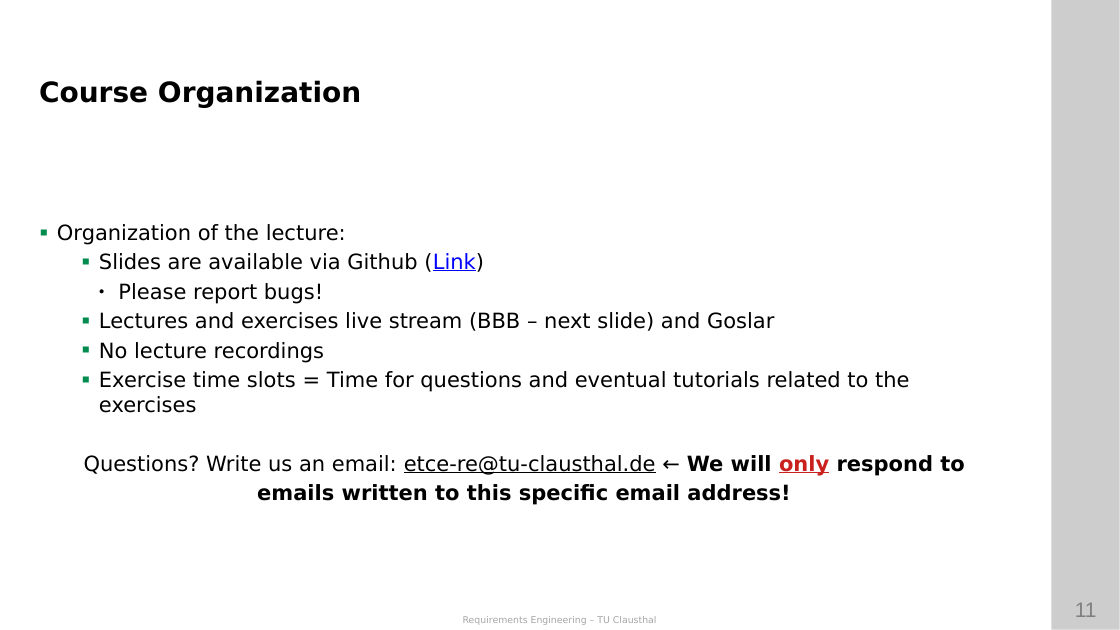
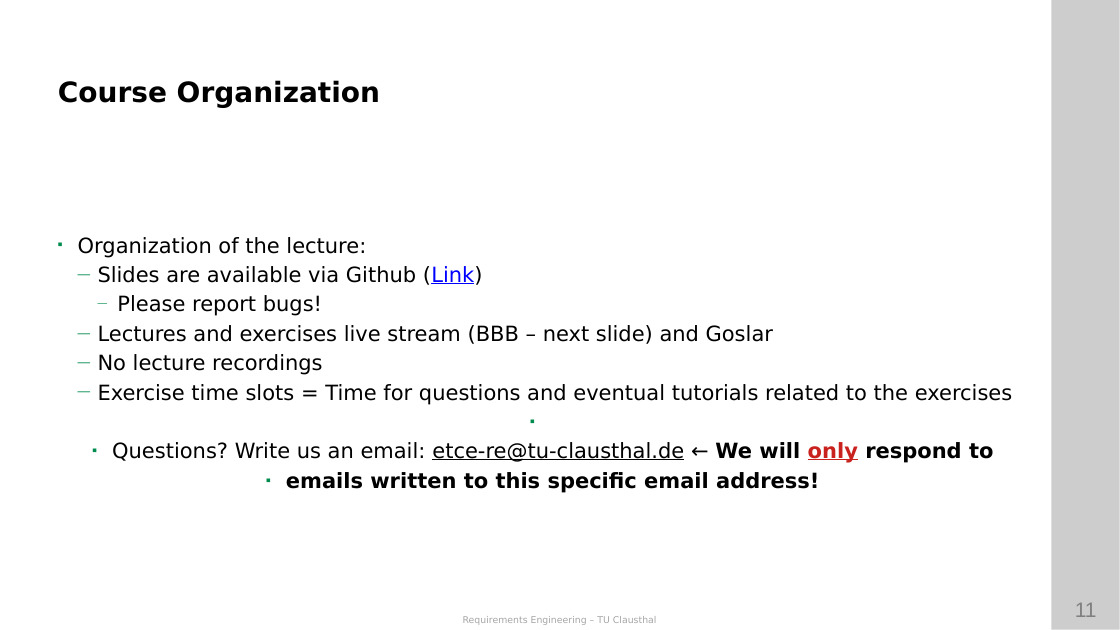
Before and after one commit to ETCE-LAB/teaching-material, a slide deck: slide 11 of Requirements-Engineering/RE-L00-Organization.pptx. Drawn at 1120x630 pixels with LibreOffice and Linux fonts; fonts in the diff are those of the drawing; background and template pictures are left out. Boxes give left, top, right and bottom in pixels: in the first picture for what was removed or moved away, otherwise in the second. Text is boxed around its words. In the diff, an @@ line names an element or a change of style, - is before the commit and + after.

```diff
--- a/Requirements-Engineering/RE-L00-Organization.pptx
+++ b/Requirements-Engineering/RE-L00-Organization.pptx
@@ text "Course Organization": place and size @@
-text "Course Organization" at box(39, 80, 361, 108)
+text "Course Organization" at box(58, 80, 380, 108)
@@ text "Organization of the lecture:": place and size @@
-text "Organization of the lecture:" at box(57, 224, 964, 505)
+text "Organization of the lecture:" at box(78, 237, 1013, 493)
@@ text "Organization of the lecture:" at box(78, 237, 1013, 493): bullet ▪ to ◾; bullet ▪ to —; bullet ● to —; list level 4 to 3 in "Please report bugs!"; bullet colour #000000 to #008C4F; bullet none to ◾ @@
```
Also in this commit, not shown: 15 other slides changed, 1 other file.
